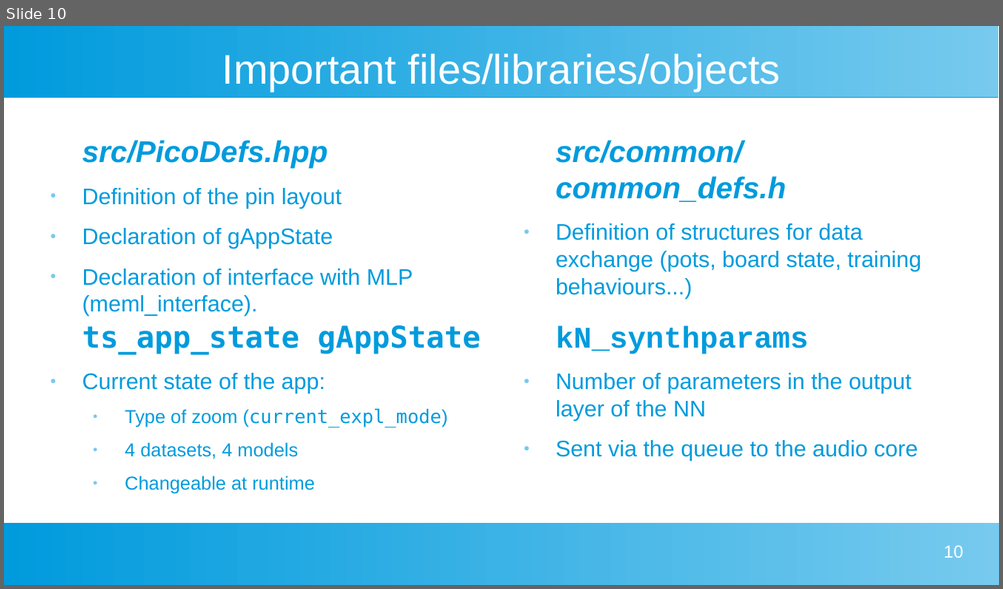
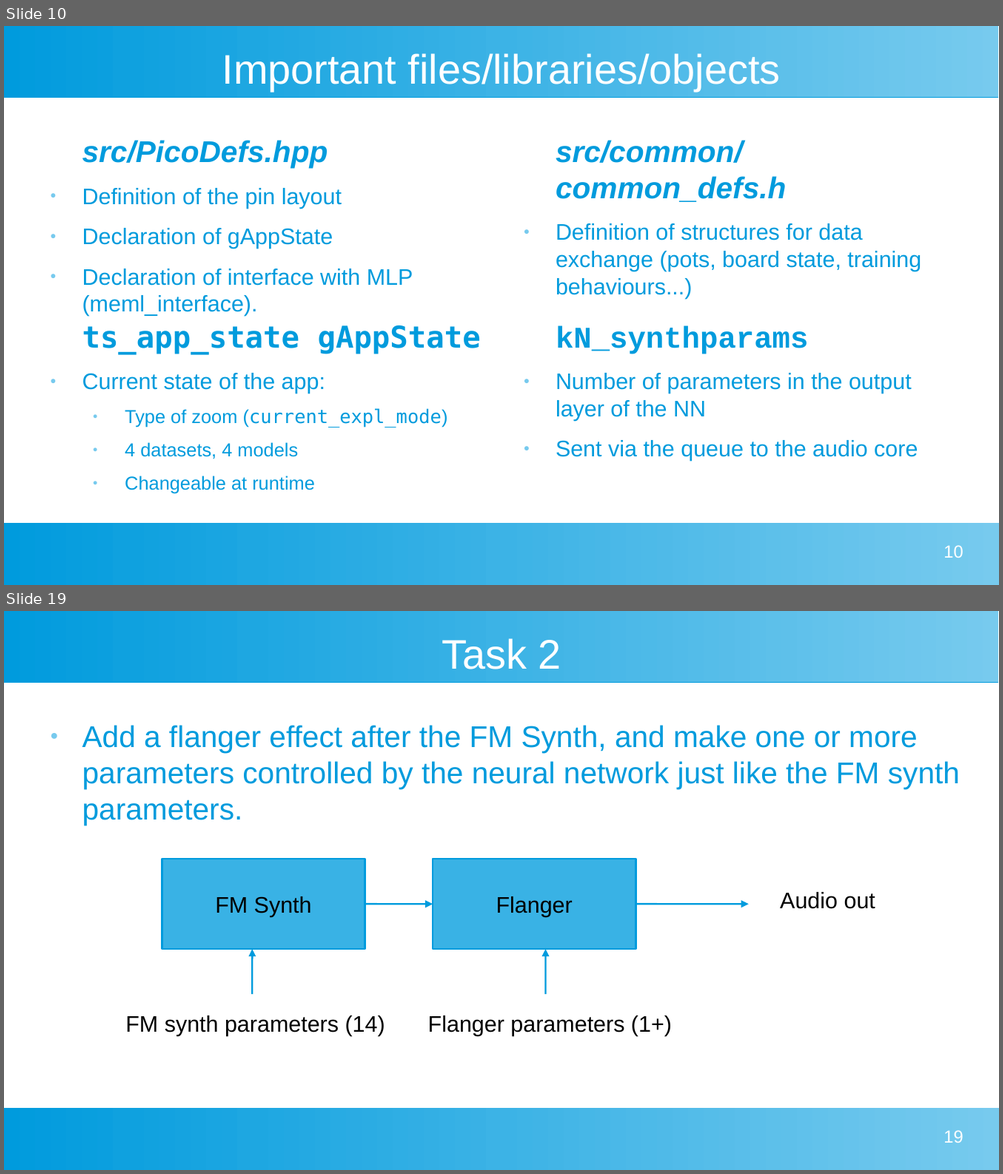
Before and after one commit to cristianpandele/MEML, a slide deck: doc/lecturenotes.odp. Shown one above the other, each under a label of ours: slide 10 before the commit, slides 10 and 19 after it; the slides between them are not shown. The pictures are 1003x589 and 1003x1174 pixels, drawn with LibreOffice and Linux fonts; fonts in the diff are those of the drawing. Boxes give left, top, right and bottom in pixels: in the first picture for what was removed or moved away, otherwise in the second. Text is boxed around its words. In the diff, an @@ line names an element or a change of style, - is before the commit and + after.

```diff
--- a/doc/lecturenotes.odp
+++ b/doc/lecturenotes.odp
@@ slide 19 added at bbox=[4, 611, 999, 1170], background #FFFFFF; not listed: 2 template elements that a slide beside it also shows @@
@@ title added at bbox=[441, 638, 561, 669], 33 pt, text #FFFFFF @@
+Task 2
@@ text added at bbox=[82, 725, 959, 825], 24 pt, text #009BDD @@
+● Add a flanger effect after the FM Synth, and make one or more parameters controlled by the neural network just like the FM synth parameters.
@@ rectangle added at bbox=[162, 859, 365, 949], fill #39B2E5, outline #009BDD 1.42 pt, 18 pt, text #000000 @@
+FM Synth
@@ rectangle added at bbox=[432, 859, 636, 949], fill #39B2E5, outline #009BDD 1.42 pt, 18 pt, text #000000 @@
+Flanger
@@ text added at bbox=[780, 892, 875, 909], 18 pt, text #000000 @@
+Audio out
@@ arrow added from (365, 904) to (432, 904), #009BDD 1.42 pt @@
@@ arrow added from (636, 904) to (748, 904), #009BDD 1.42 pt @@
@@ arrow added from (252, 994) to (252, 949), #009BDD 1.42 pt @@
@@ arrow added from (546, 994) to (546, 949), #009BDD 1.42 pt @@
@@ text added at bbox=[125, 1016, 385, 1037], 18 pt, text #000000 @@
+FM synth parameters (14)
@@ text added at bbox=[428, 1016, 671, 1037], 18 pt, text #000000 @@
+Flanger parameters (1+)
@@ page number added at bbox=[943, 1130, 962, 1143], 14 pt, text #FFFFFF @@
+19
```
Also in this commit, not shown: 1 slide changed, 8 other slides added, 1 slide removed, 1 other file.
